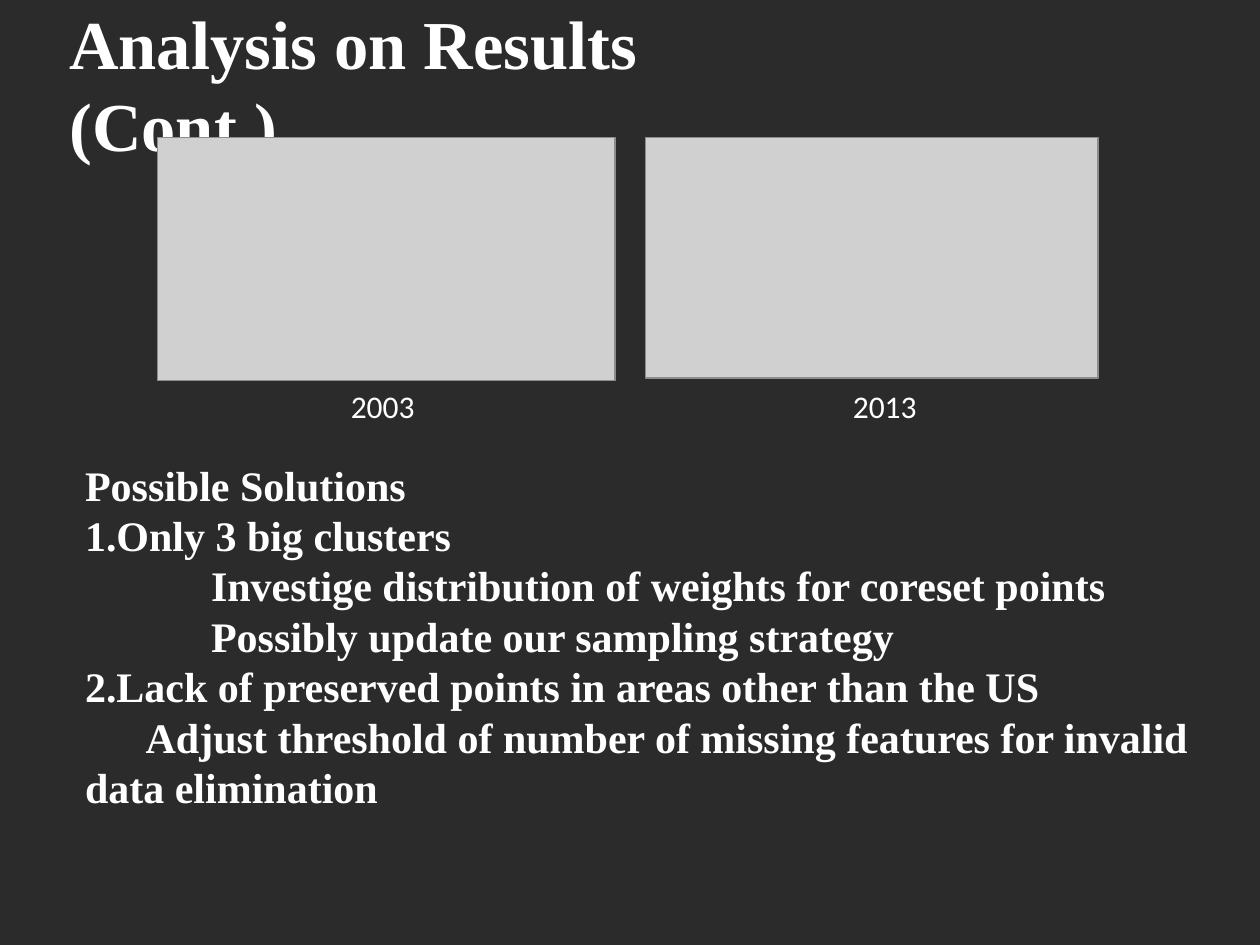
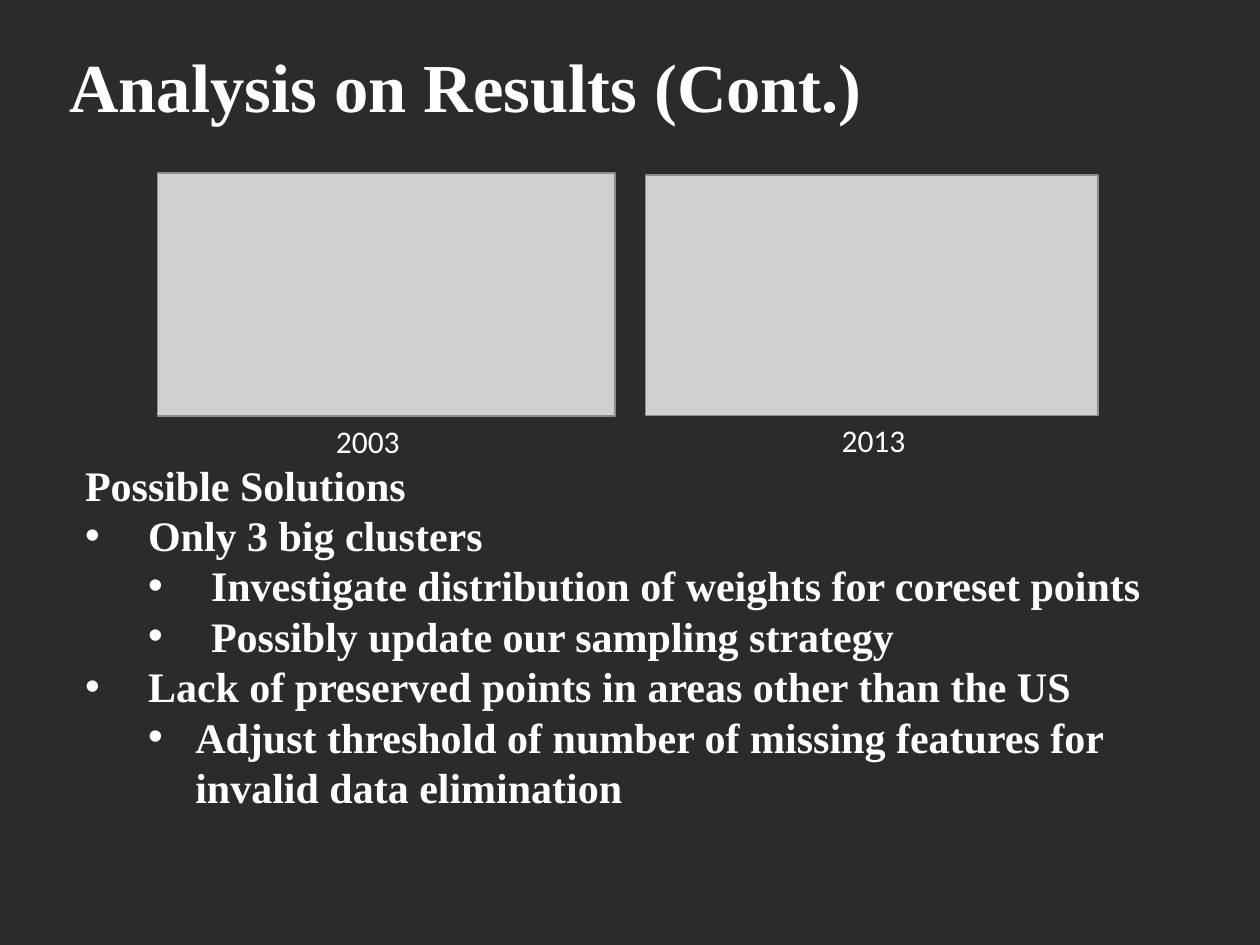
Before and after one commit to raynald/ETH_BBBigData, a slide deck: slide 5 of report_milestone3/Milestone 3.pptx. Drawn at 1260x945 pixels with LibreOffice and Linux fonts; fonts in the diff are those of the drawing; grey boxes stand for pictures; background and template pictures are left out; a plain dark background stands for a picture behind light text. Boxes give left, top, right and bottom in pixels: in the first picture for what was removed or moved away, otherwise in the second. Text is boxed around its words. In the diff, an @@ line names an element or a change of style, - is before the commit and + after.

```diff
--- a/report_milestone3/Milestone 3.pptx
+++ b/report_milestone3/Milestone 3.pptx
@@ text "Analysis on Results (Cont.)" rewrapped from [69, 21, 637, 164] to [69, 64, 862, 125] @@
@@ picture: place and size @@
-picture at [158, 137, 615, 381]
+picture at [158, 173, 615, 416]
@@ picture: place and size @@
-picture at [645, 137, 1097, 378]
+picture at [645, 175, 1097, 416]
@@ text "2003": place and size @@
-text "2003" at [351, 397, 415, 419]
+text "2003" at [336, 432, 400, 454]
@@ text "2013": place and size @@
-text "2013" at [853, 397, 917, 419]
+text "2013" at [842, 431, 906, 453]
@@ text at [148, 522, 1104, 804]: bullet 1. to •; bullet none to •; list level 1 to 2 in "Possibly update our sampling strategy"; list level 1 to 2 in "Adjust threshold of number of ..." @@
@@ text at [211, 571, 1141, 610]: text changed @@
-Investige distribution of weights for coreset points
+  • Investigate distribution of weights for coreset points
```
Also in this commit, not shown: 4 other slides changed, 1 slide added, 1 slide removed, 11 other files.
